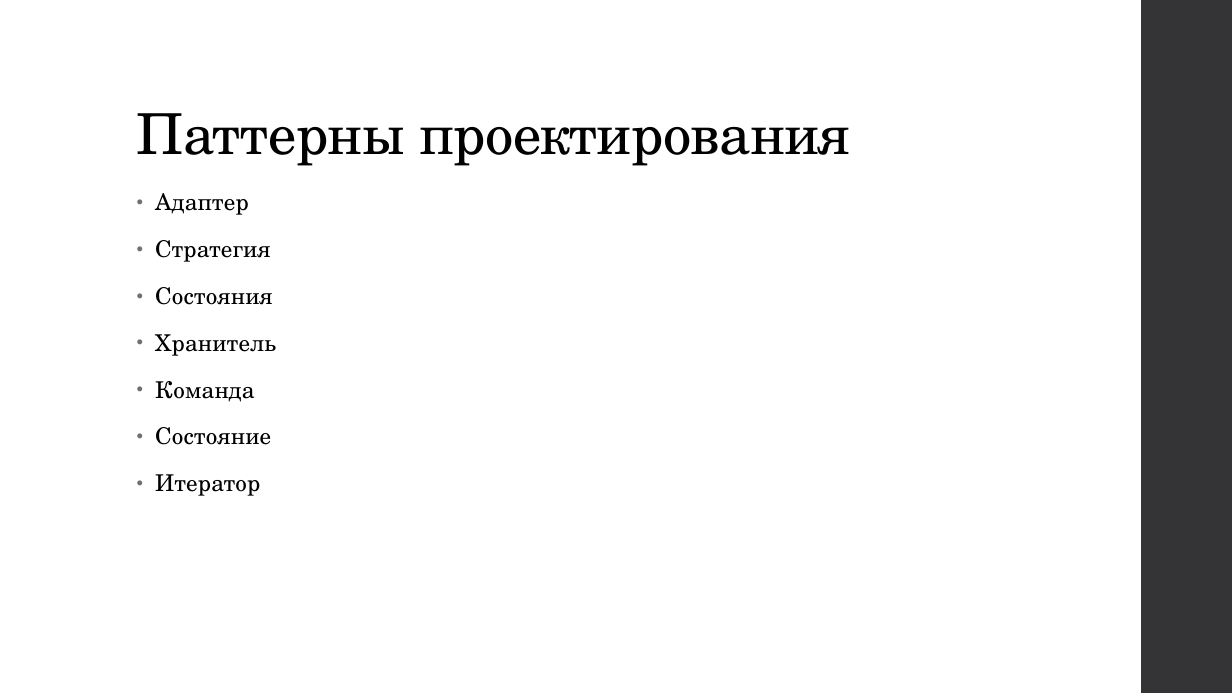
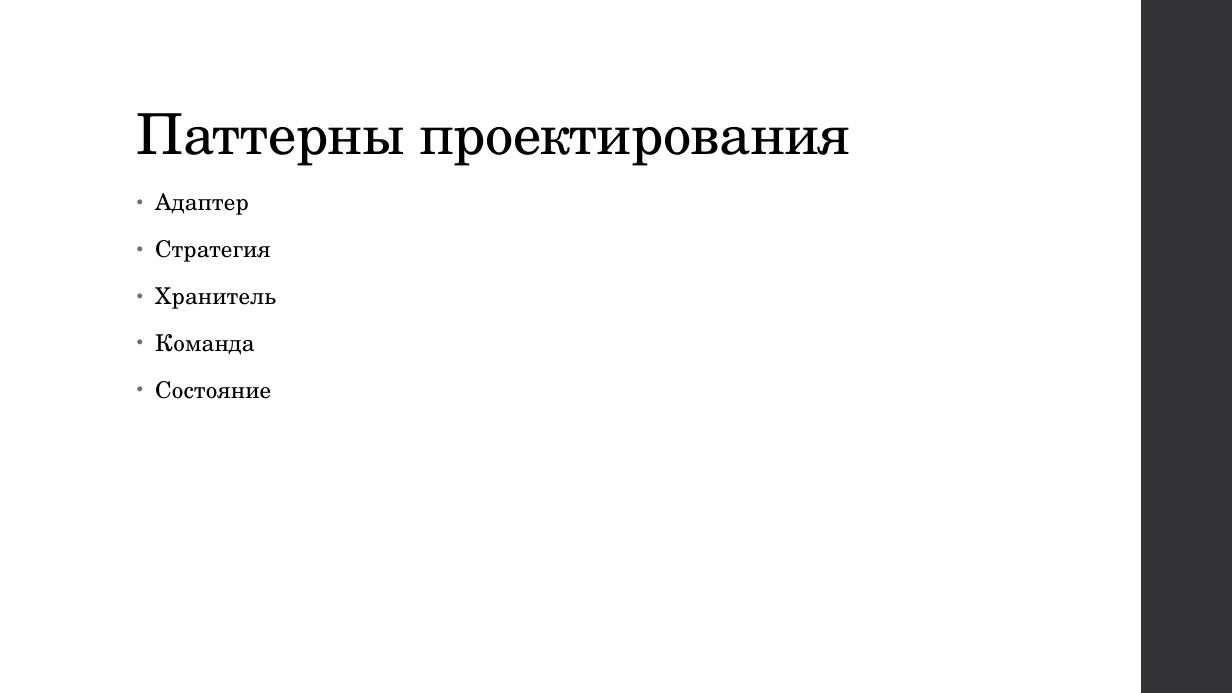
Before and after one commit to ewokasi/Vyzovskoe3-4, a slide deck: slide 5 of 5 сем/ООП Курсач/курсовая.pptx. Drawn at 1232x693 pixels with LibreOffice and Linux fonts; fonts in the diff are those of the drawing. Boxes give left, top, right and bottom in pixels: in the first picture for what was removed or moved away, otherwise in the second. Text is boxed around its words. In the diff, an @@ line names an element or a change of style, - is before the commit and + after.

```diff
--- a/5 сем/ООП Курсач/курсовая.pptx
+++ b/5 сем/ООП Курсач/курсовая.pptx
@@ text at (x1=155, y1=287, x2=273, y2=305): paragraph removed @@
-• Состояния
@@ text at (x1=155, y1=474, x2=260, y2=496): paragraph removed @@
-• Итератор
```
Also in this commit, not shown: 7 other files.
